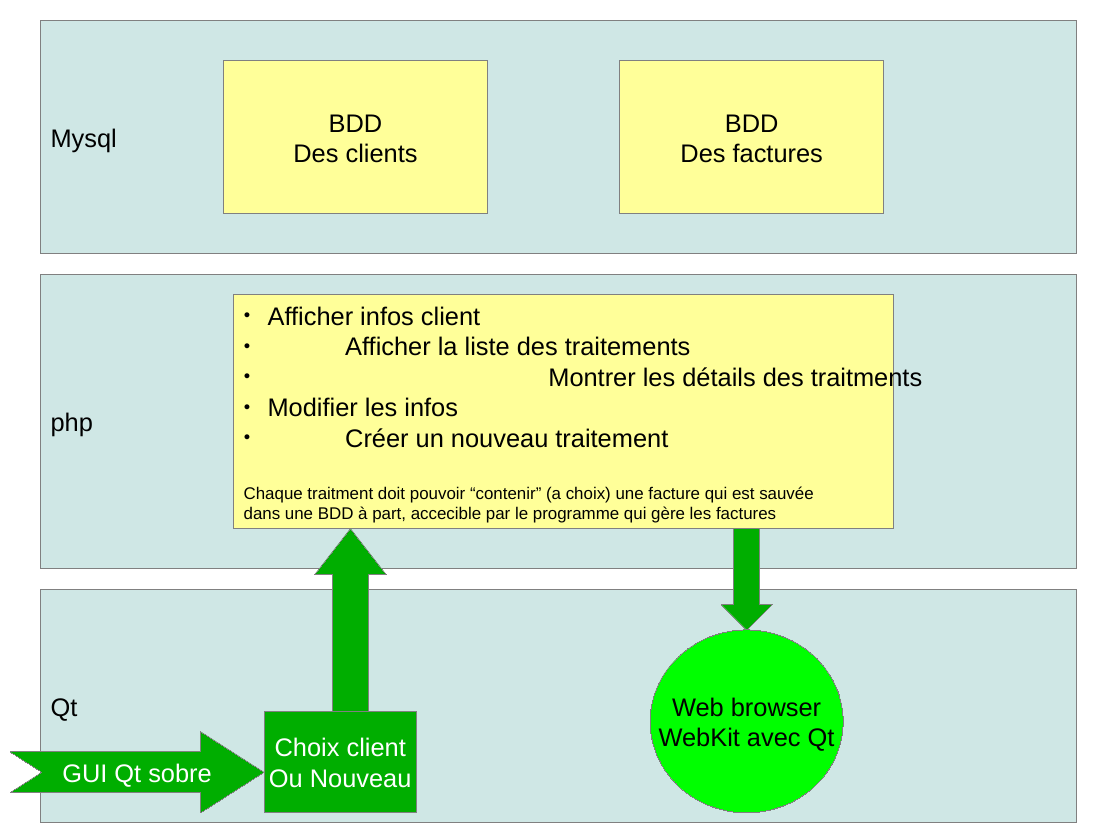
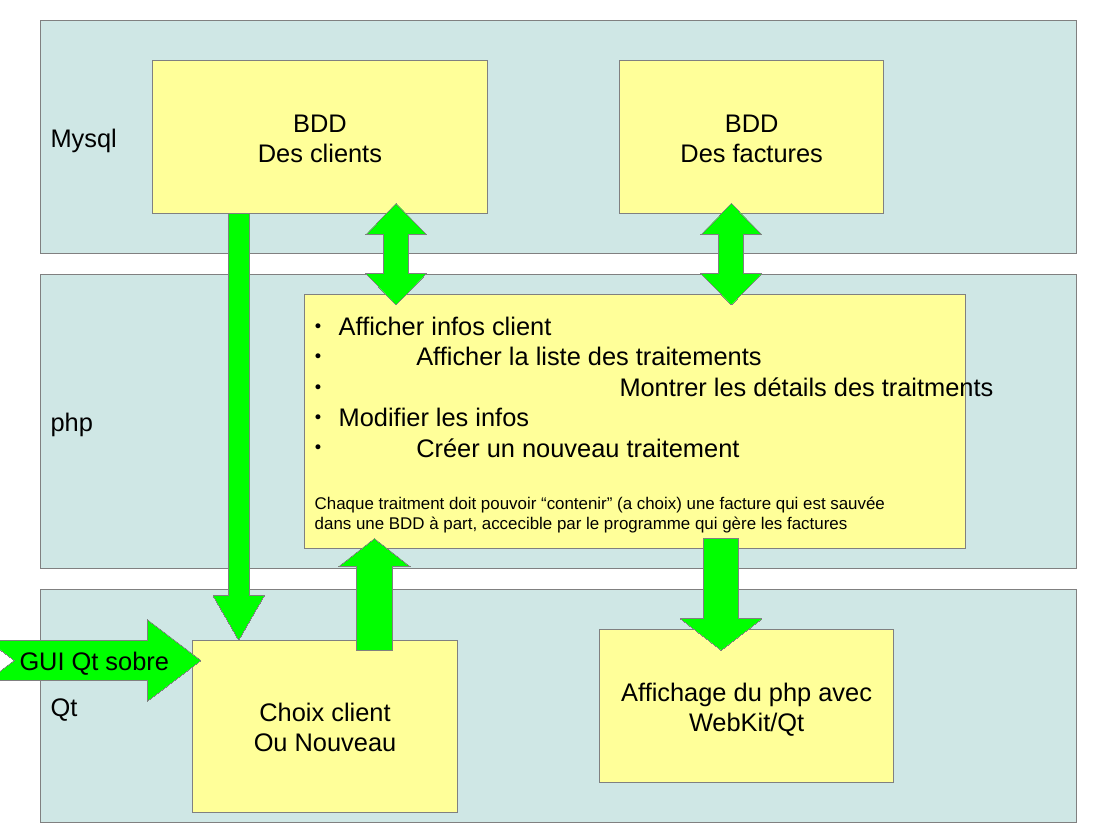
Before and after one commit to iMhack/ChersClients, a slide deck: slide 1 of idee.odp. Drawn at 1120x840 pixels with LibreOffice and Linux fonts; fonts in the diff are those of the drawing. Boxes give left, top, right and bottom in pixels: in the first picture for what was removed or moved away, otherwise in the second. Text is boxed around its words. In the diff, an @@ line names an element or a change of style, - is before the commit and + after.

```diff
--- a/idee.odp
+++ b/idee.odp
@@ rectangle "BDD": place and size @@
-rectangle "BDD" at (224, 61, 488, 213)
+rectangle "BDD" at (152, 61, 488, 213)
@@ up down arrow added at (366, 203, 427, 305), fill #00FF00, outline #808080 0 pt @@
@@ up down arrow added at (701, 203, 762, 305), fill #00FF00, outline #808080 0 pt @@
@@ down arrow added at (213, 213, 264, 640), fill #00FF00, outline #808080 0 pt @@
@@ rectangle "Afficher infos client": place and size @@
-rectangle "Afficher infos client" at (234, 295, 894, 528)
+rectangle "Afficher infos client" at (305, 295, 966, 549)
@@ up arrow at (339, 539, 411, 650): fill #00AE00 to #00FF00; proportions changed @@
@@ up arrow: place and size @@
-up arrow at (315, 528, 386, 711)
+up arrow at (339, 539, 411, 650)
@@ down arrow: place and size @@
-down arrow at (722, 528, 772, 630)
+down arrow at (681, 539, 762, 650)
@@ down arrow at (681, 539, 762, 650): fill #00AE00 to #00FF00; proportions changed @@
@@ freeform shape "GUI Qt sobre": place and size @@
-freeform shape "GUI Qt sobre" at (10, 732, 264, 813)
+freeform shape "GUI Qt sobre" at (0, 620, 201, 701)
@@ freeform shape "GUI Qt sobre" at (0, 620, 201, 701): text colour #FFFFFF to #000000; fill #00AE00 to #00FF00 @@
@@ rectangle "Choix client": place and size @@
-rectangle "Choix client" at (264, 711, 417, 813)
+rectangle "Choix client" at (193, 640, 457, 813)
@@ rectangle "Choix client" at (193, 640, 457, 813): text colour #FFFFFF to #000000; fill #00AE00 to #FFFF99 @@
@@ rectangle added at (600, 630, 894, 783), fill #FFFF99, outline #808080 0 pt, 18 pt, text #000000 @@
+Affichage du php avec
+WebKit/Qt
@@ ellipse removed at (650, 630, 844, 813) @@
-Web browser
-WebKit avec Qt
```
Also in this commit, not shown: 1 slide added.
